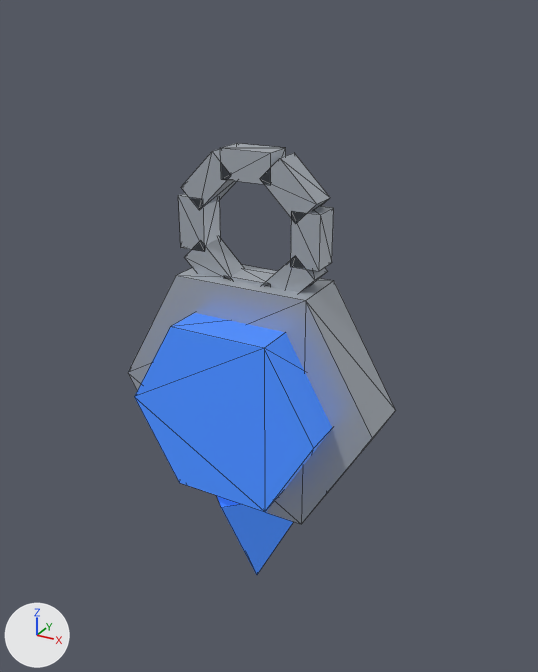
The glTF model assets/models/armours/sapphire_charm.glb as it was, and as the next commit left it.
Before and after are seen from a 50 mm lens placed at (0.169, -0.293, 0.179), pointed at (0.001, 0.013, 0.026). The axes (+X, +Y, +Z) are drawn at lower left. The lights are the same throughout. The picture after the commit comes second. Mesh edges are drawn as thin lines. Vertices at exactly the same position are counted once.

Names of what the first picture shows: 'sapphire_charm'.
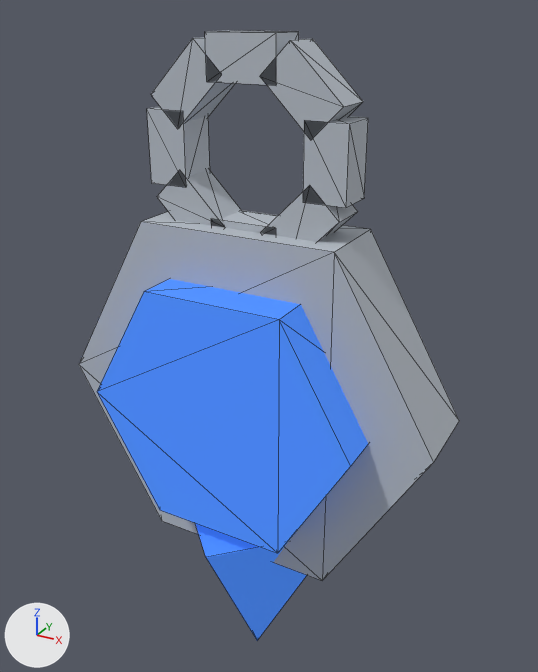
Location of each change, (x1, y1, x2, y2) in pixels of the pictures (538 x 672 px; the box of a moved part takes in the faces that stretch with it):
'sapphire_charm', recoloured, reshaped (42% wider, 41% taller): before (128, 143, 396, 575); after (79, 30, 459, 641)
part 1 of me_sapphire_charm, moved or reshaped: before (290, 206, 334, 271); after (303, 116, 368, 208)
part 2 of me_sapphire_charm, moved or reshaped: before (260, 153, 330, 221); after (260, 39, 363, 140)
part 3 of me_sapphire_charm, moved or reshaped: before (220, 143, 286, 184); after (205, 30, 299, 85)
part 4 of me_sapphire_charm, moved or reshaped: before (181, 149, 236, 207); after (151, 37, 236, 128)
part 5 of me_sapphire_charm, moved or reshaped: before (178, 193, 220, 252); after (147, 106, 210, 187)
part 6 of me_sapphire_charm, moved or reshaped: before (185, 238, 244, 279); after (157, 170, 241, 228)
part 7 of me_sapphire_charm, moved or reshaped: before (224, 268, 274, 287); after (211, 210, 278, 235)
part 8 of me_sapphire_charm, moved or reshaped: before (262, 258, 327, 293); after (262, 185, 358, 242)
part 9 of me_sapphire_charm, moved or reshaped: before (128, 265, 396, 524); after (79, 212, 459, 581)
part 10 of me_sapphire_charm, moved or reshaped: before (134, 313, 332, 512); after (97, 279, 368, 553)
part 11 of me_sapphire_charm, moved or reshaped: before (216, 495, 293, 575); after (195, 523, 307, 641)
part 12 of me_sapphire_charm, recoloured: before (128, 143, 396, 524); after (79, 30, 459, 581)

What changed in the scene script:
```text
Change mat_pal_sapphire:
    where n0 = _N.new('ShaderNodeBsdfPrincipled'); n0.name = 'Principled BSDF'
    remove n0.inputs[0].default_value = (0.0497, 0.198, 0.745, 1.0)  # 'Base Color', blue #3f7be0
    remove n0.inputs[1].default_value = 0.2  # 'Metallic'
    n0.inputs[2].default_value: 0.3 -> 0.85  # 'Roughness'
    add n2 = _N.new('ShaderNodeVertexColor'); n2.name = 'Color Attribute'
    add _L.new(n2.outputs[0], n0.inputs[0])  # 'Color' to 'Base Color'
Add mat_pal_matte:
    mat_pal_matte = bpy.data.materials.new('pal_matte')
    mat_pal_matte.use_nodes = True; mat_pal_matte.node_tree.nodes.clear()
    _N = mat_pal_matte.node_tree.nodes; _L = mat_pal_matte.node_tree.links
    n0 = _N.new('ShaderNodeBsdfPrincipled'); n0.name = 'Principled BSDF'
    n0.inputs[2].default_value = 0.85  # 'Roughness'
    n1 = _N.new('ShaderNodeOutputMaterial'); n1.name = 'Material Output'
    n2 = _N.new('ShaderNodeVertexColor'); n2.name = 'Color Attribute'
    _L.new(n0.outputs[0], n1.inputs[0])  # 'BSDF' to 'Surface'
    _L.new(n2.outputs[0], n0.inputs[0])  # 'Color' to 'Base Color'
Change me_sapphire_charm:
    remove me_sapphire_charm.from_pydata(...)  # 93 vertices, 142 faces; spans x -0.07..0.07, y -0.035..0.035, z -0.12..0.122
    add me_sapphire_charm.from_pydata(...)  # 93 vertices, 142 faces; spans x -0.1..0.1, y -0.05..0.05, z -0.17..0.17
    me_sapphire_charm part 1: the loose piece of 8 vertices spanning x 0.023..0.037, y -0.007..0.007, z 0.072..0.098 is scaled about its middle by (1.43, 1.43, 1.33), then moved by (0.01, 0.0, 0.035)
    me_sapphire_charm part 2: the loose piece of 8 vertices spanning x 0.007..0.035, y -0.007..0.007, z 0.092..0.12 is scaled about its middle by (1.36, 1.43, 1.36), then moved by (0.007, 0.0, 0.042)
    me_sapphire_charm part 3: the loose piece of 8 vertices spanning x -0.013..0.013, y -0.007..0.007, z 0.108..0.122 is scaled about its middle by (1.33, 1.43, 1.43), then moved by (0.0, 0.0, 0.045)
    me_sapphire_charm part 4: the loose piece of 8 vertices spanning x -0.035..-0.007, y -0.007..0.007, z 0.092..0.12 is scaled about its middle by (1.36, 1.43, 1.36), then moved by (-0.007, 0.0, 0.042)
    me_sapphire_charm part 5: the loose piece of 8 vertices spanning x -0.037..-0.023, y -0.007..0.007, z 0.072..0.098 is scaled about its middle by (1.43, 1.43, 1.33), then moved by (-0.01, 0.0, 0.035)
    me_sapphire_charm part 6: the loose piece of 8 vertices spanning x -0.035..-0.007, y -0.007..0.007, z 0.05..0.078 is scaled about its middle by (1.36, 1.43, 1.36), then moved by (-0.007, 0.0, 0.028)
    me_sapphire_charm part 7: the loose piece of 8 vertices spanning x -0.013..0.013, y -0.007..0.007, z 0.048..0.062 is scaled about its middle by (1.33, 1.43, 1.43), then moved by (0.0, 0.0, 0.025)
    me_sapphire_charm part 8: the loose piece of 8 vertices spanning x 0.007..0.035, y -0.007..0.007, z 0.05..0.078 is scaled about its middle by (1.36, 1.43, 1.36), then moved by (0.007, 0.0, 0.028)
    me_sapphire_charm part 9: the loose piece of 12 vertices spanning x -0.07..0.07, y -0.015..0.015, z -0.061..0.061 is scaled about its middle by (1.43, 1.33, 1.43)
    me_sapphire_charm part 10: the loose piece of 12 vertices spanning x -0.05..0.05, y -0.035..0.015, z -0.043..0.043 is scaled about its middle by (1.4, 1.2, 1.4)
    me_sapphire_charm part 11: the loose piece of 5 vertices spanning x -0.035..0.035, y -0.035..0.035, z -0.12..-0.05 is scaled about its middle by 1.43, then moved by (0.0, 0.0, -0.035)
    me_sapphire_charm part 12: all 116 faces that had it switch from mat_pal_steel (light grey #b9c0c9) to mat_pal_matte
    me_sapphire_charm part 13: vertex colours changed
```
